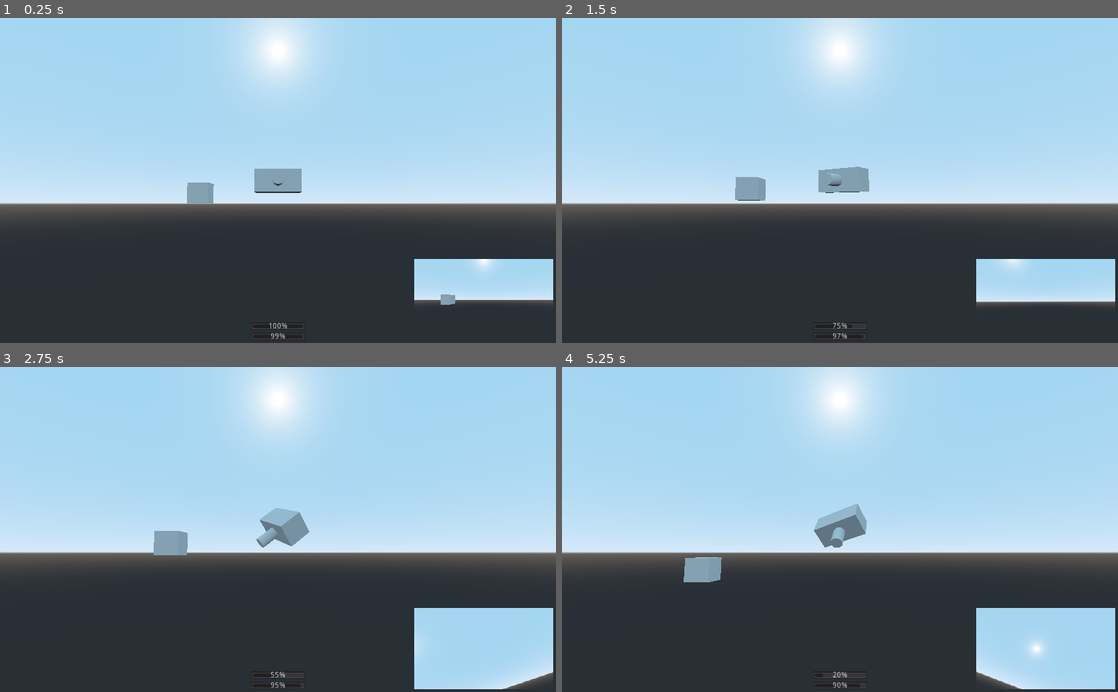
Above: before the commit, frames 1-4 (two rows, left to right).
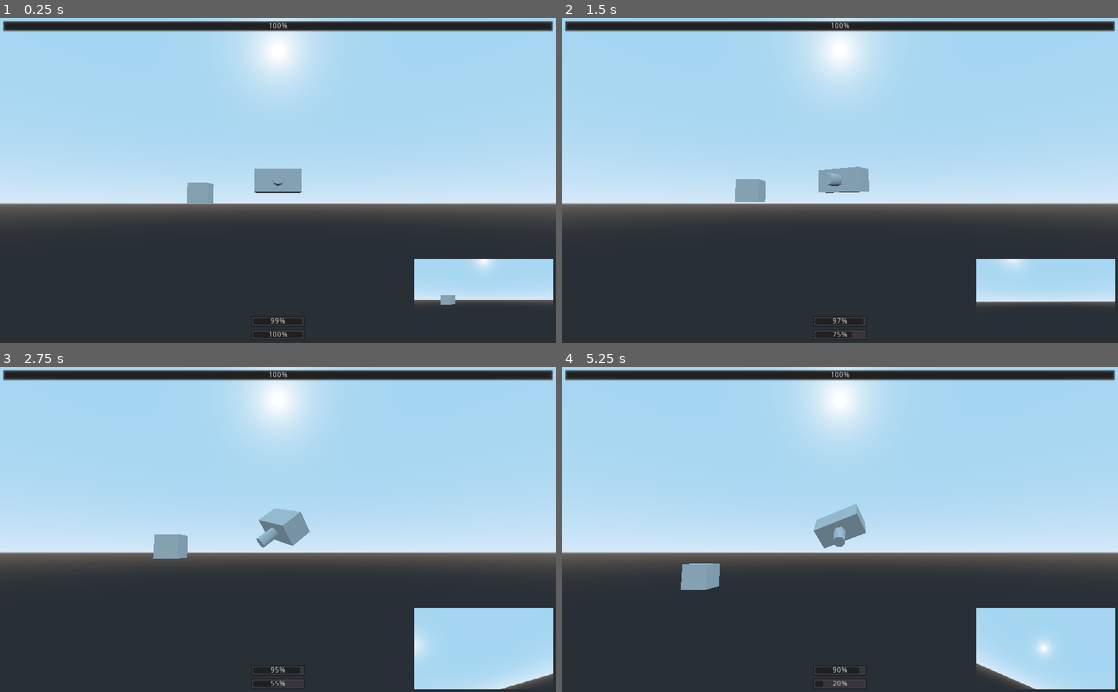
Above: after the commit, the same moments.

Repository: the-alex-g/Biplanes
Game: Godot game, scene res://Plane/PlaneHandler.tscn
Same seed, same stepped clock (60 frames per second), same inputs: the game is played once before the commit and once after it. This scene is started directly instead of the project's main scene.
Inputs:
- Up to frame 1 (0.25 s): no input
- Up to frame 2 (1.5 s): tap Enter at 0.5 s; hold D (right) 0.53-1.28 s; hold Space (shoot) 0.53-1.28 s; hold S (down) from 1.28 s (still down); tap Space (shoot) at 1.35 s
- Up to frame 3 (2.75 s): release S (down) at 2.03 s; hold D (right) from 2.03 s (still down); hold Space (shoot) from 2.03 s (still down)
- Up to frame 4 (5.25 s): release D (right) at 2.78 s; release Space (shoot) at 2.78 s; hold Shift (thrust) 2.78-3.53 s; tap Space (shoot) at 2.85, 4.35 s; hold Space (shoot) 3.53-4.28 s; hold A (left) 3.53-5.03 s; hold S (down) from 5.03 s (still down); hold Space (shoot) from 5.03 s (still down)

The runs differ from the first frame. In frame 1, 3.6% of the frame differs, in the area x 0-100%, y 0-99%; in frame 2, 3.6%; in frame 3, 3.8%; in frame 4, 4.4%, in the area x 0-100%, y 0-100%.

Commit message:
Add shooting other players

Diff:
--- a/project/Plane/Biplane.gd
+++ b/project/Plane/Biplane.gd
@@ -2,6 +2,7 @@
 extends KinematicBody
 
 signal update_fuel(value)
+signal update_health(value)
 signal update_ammo(value)
 
 # turning speed in revolutions per second
@@ -9,13 +10,17 @@
 export var roll_speed := 2.0
 export var flight_speed := 2.0
 export var lift_factor := 1.0
-export var gravity := 2.1
+export var gravity := 20.0
 export var accel_factor := 1.5
 export var deaccel_factor := 1.0
 export var secs_fuel := 60.0
 export var ammo := 20
 export var max_speed := 3.0
 export var reload_time := 0.2
+export var gravity_mitigation := 19.0
+# damage per shot. Hah.
+export var dps := 1.0
+export var health := 10.0
 
 var _rotation_inertia := Vector3.ZERO
 var _actual_speed := flight_speed
@@ -47,15 +52,16 @@
 
 	# I don't know why this works, but it does. https://www.reddit.com/r/godot/comments/g4d232/how_to_get_a_kinematicbody_to_move_in_its_local/
 	var movement_vector := transform.basis.xform(Vector3(0, lift_factor, -1).normalized()) * _actual_speed
-	movement_vector.y -= gravity
+	# the gravity mitigation is for ease of flight.
+	movement_vector.y -= (gravity - gravity_mitigation)
 
 	var _collision := move_and_collide(movement_vector * delta)
 
 	if secs_fuel > 0:
 		secs_fuel -= delta * _actual_speed / flight_speed
 		emit_signal("update_fuel", secs_fuel)
-	else:
-		_actual_speed -= delta / 8
+	elif gravity_mitigation > 0:
+		gravity_mitigation -= delta
 
 
 func _calculate_rotation_inertia(yaw:float, pitch:float, roll:float, delta:float)->void:
@@ -87,6 +93,21 @@
 	_can_shoot = false
 	ammo -= 1
 	emit_signal("update_ammo", ammo)
+
+	for object in $CSGCylinder/FiringCone.get_overlapping_bodies():
+		if object.has_method("damage"):
+			object.damage(dps)
+
 	_reload_timer.start(reload_time)
 	yield(_reload_timer, "timeout")
 	_can_shoot = true
+
+
+func damage(amount:int)->void:
+	health -= amount
+	if health <= 0:
+		secs_fuel = 0
+		ammo = 0
+		emit_signal("update_ammo", ammo)
+		emit_signal("update_fuel", secs_fuel)
+	emit_signal("update_health", health)
--- a/project/Plane/Biplane.tscn
+++ b/project/Plane/Biplane.tscn
@@ -1,13 +1,16 @@
-[gd_scene load_steps=3 format=2]
+[gd_scene load_steps=4 format=2]
 
 [ext_resource path="res://Plane/Biplane.gd" type="Script" id=1]
 
 [sub_resource type="CylinderShape" id=1]
 
+[sub_resource type="ConvexPolygonShape" id=2]
+points = PoolVector3Array( 0, 2, 0, 1, 20, -1, 1, 20, 1, -1, 20, 1, -1, 20, -1 )
+
 [node name="Biplane" type="KinematicBody"]
 script = ExtResource( 1 )
 lift_factor = 0.5
-gravity = 1.1
+deaccel_factor = 1.1
 
 [node name="CollisionShape" type="CollisionShape" parent="."]
 shape = SubResource( 1 )
@@ -25,5 +28,11 @@
 transform = Transform( 1, 0, 0, 0, -4.37114e-08, -1, 0, 1, -4.37114e-08, 0, 1.12095, 4.89984e-08 )
 current = true
 
+[node name="FiringCone" type="Area" parent="CSGCylinder"]
+
+[node name="CollisionShape" type="CollisionShape" parent="CSGCylinder/FiringCone"]
+transform = Transform( 1, 0, 0, 0, 1, 0, 0, 0, 1, 0, 0, 0.264291 )
+shape = SubResource( 2 )
+
 [node name="ReloadTimer" type="Timer" parent="."]
 one_shot = true
--- a/project/Plane/PlaneHUD.gd
+++ b/project/Plane/PlaneHUD.gd
@@ -3,6 +3,7 @@
 onready var _pilot_view : TextureRect = $Control/PilotView
 onready var _fuel_bar : ProgressBar = $Control/FuelBar
 onready var _ammo_bar : ProgressBar = $Control/AmmoBar
+onready var _health_bar : ProgressBar = $Control/HealthBar
 
 
 func _on_PlaneHandler_update_pilot_view(texture:ViewportTexture)->void:
@@ -15,3 +16,7 @@
 
 func _on_PlaneHandler_update_ammo(value:float)->void:
 	_ammo_bar.value = value
+
+
+func _on_PlaneHandler_update_health(value:float)->void:
+	_health_bar.value = value
--- a/project/Plane/PlaneHUD.tscn
+++ b/project/Plane/PlaneHUD.tscn
@@ -27,9 +27,9 @@
 anchor_right = 0.5
 anchor_bottom = 1.0
 margin_left = -50.0
-margin_top = -19.0
+margin_top = -50.0
 margin_right = 50.0
-margin_bottom = -5.0
+margin_bottom = -30.0
 max_value = 60.0
 value = 60.0
 
@@ -39,9 +39,19 @@
 anchor_right = 0.5
 anchor_bottom = 1.0
 margin_left = -50.0
-margin_top = -38.0
+margin_top = -25.0
 margin_right = 50.0
-margin_bottom = -24.0
+margin_bottom = -5.0
 max_value = 20.0
 step = 1.0
 value = 20.0
+
+[node name="HealthBar" type="ProgressBar" parent="Control"]
+anchor_right = 1.0
+margin_left = 5.0
+margin_top = 5.0
+margin_right = -5.0
+margin_bottom = 25.0
+max_value = 10.0
+step = 1.0
+value = 10.0
--- a/project/Plane/PlaneHandler.gd
+++ b/project/Plane/PlaneHandler.gd
@@ -4,6 +4,7 @@
 signal update_pilot_view(texture)
 signal update_fuel(value)
 signal update_ammo(value)
+signal update_health(value)
 
 export var camera_distance_from_plane := 10.0
 export var camera_vertical_offset := -1.0
@@ -12,7 +13,7 @@
 onready var _plane = $PilotViewport/Biplane
 onready var _pilot_viewport : Viewport = $PilotViewport
 
-var plane_position : Vector3 #setget ,_get_plane_position
+var plane_position : Vector3 setget ,_get_plane_position
 var player_id : int setget _set_player_id
 
 
@@ -33,7 +34,6 @@
 func _set_player_id(value:int)->void:
 	player_id = value
 	_plane.set_deferred("player_id", "_" + str(value))
-	print("hey, did this happen")
 
 
 func _on_Biplane_update_fuel(value:float)->void:
@@ -42,3 +42,7 @@
 
 func _on_Biplane_update_ammo(value:float)->void:
 	emit_signal("update_ammo", value)
+
+
+func _on_Biplane_update_health(value:float)->void:
+	emit_signal("update_health", value)
--- a/project/Plane/PlaneHandler.tscn
+++ b/project/Plane/PlaneHandler.tscn
@@ -15,6 +15,7 @@
 render_target_v_flip = true
 
 [node name="Biplane" parent="PilotViewport" instance=ExtResource( 1 )]
+gravity = 20.0
 
 [node name="PlaneHUD" parent="." instance=ExtResource( 3 )]
 
@@ -23,6 +24,8 @@
 
 [connection signal="update_ammo" from="." to="PlaneHUD" method="_on_PlaneHandler_update_ammo"]
 [connection signal="update_fuel" from="." to="PlaneHUD" method="_on_PlaneHandler_update_fuel"]
+[connection signal="update_health" from="." to="PlaneHUD" method="_on_PlaneHandler_update_health"]
 [connection signal="update_pilot_view" from="." to="PlaneHUD" method="_on_PlaneHandler_update_pilot_view"]
 [connection signal="update_ammo" from="PilotViewport/Biplane" to="." method="_on_Biplane_update_ammo"]
 [connection signal="update_fuel" from="PilotViewport/Biplane" to="." method="_on_Biplane_update_fuel"]
+[connection signal="update_health" from="PilotViewport/Biplane" to="." method="_on_Biplane_update_health"]
